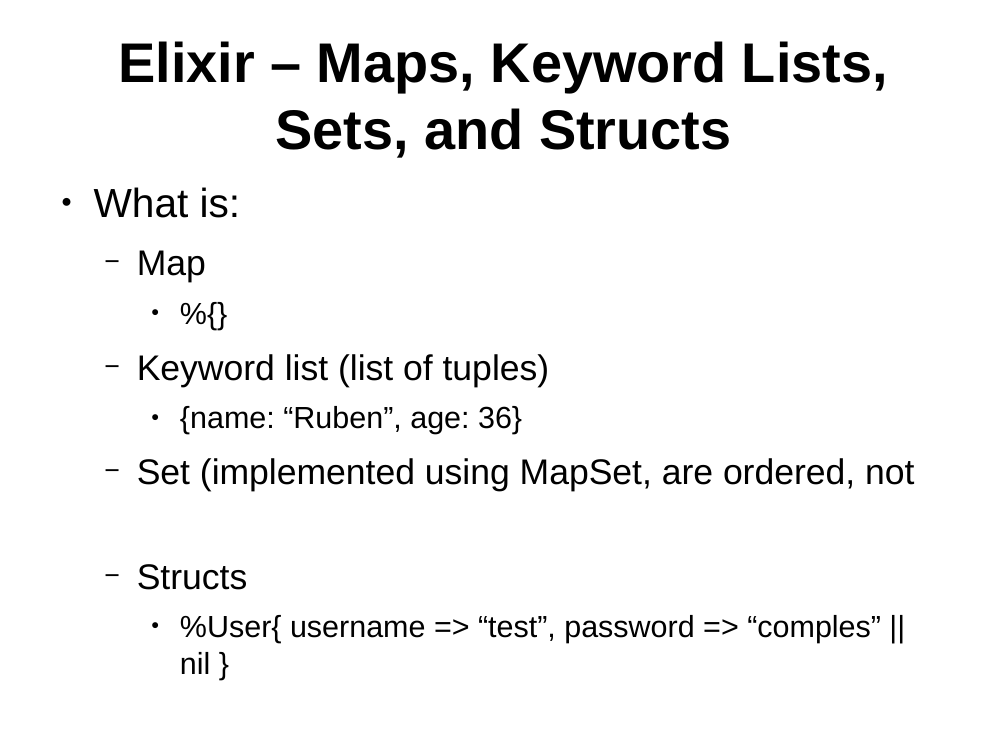
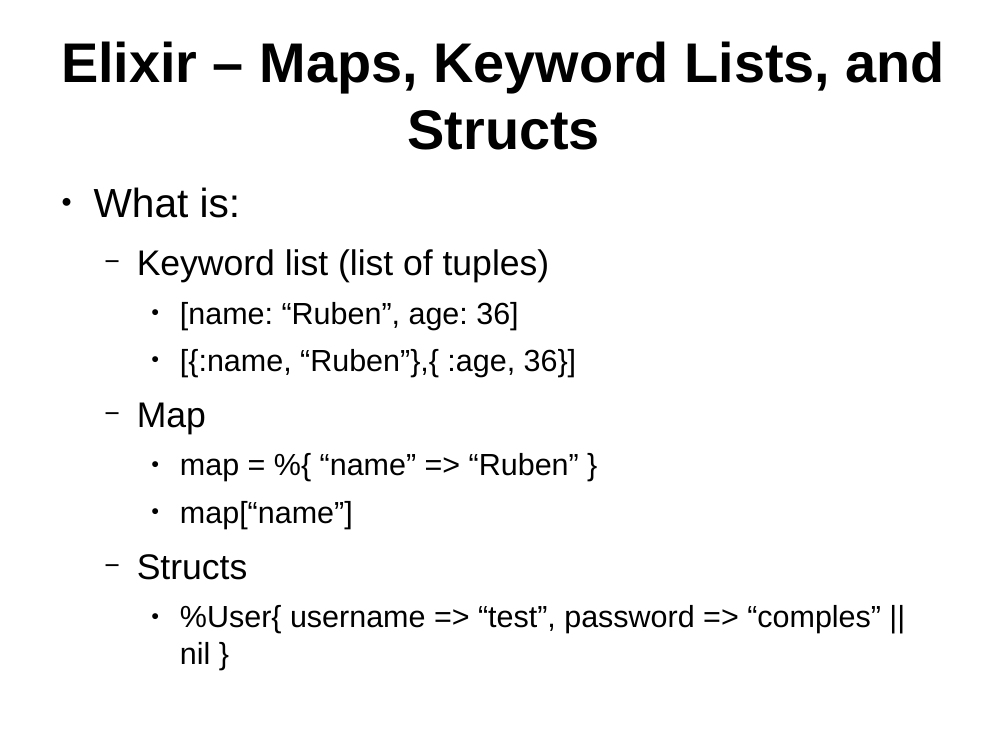
Before and after one commit to ramortegui/talks, a slide deck: slide 15 of elixir-basics.odp. Drawn at 1008x756 pixels with LibreOffice and Linux fonts; fonts in the diff are those of the drawing. Boxes give left, top, right and bottom in pixels: in the first picture for what was removed or moved away, otherwise in the second. Text is boxed around its words. In the diff, an @@ line names an element or a change of style, - is before the commit and + after.

Commit message:
Update Maps, Keyword list, and Structs

```diff
--- a/elixir-basics.odp
+++ b/elixir-basics.odp
@@ title at [61,41,945,150]: text changed @@
-Elixir – Maps, Keyword Lists, Sets, and Structs
+Elixir – Maps, Keyword Lists, and Structs
@@ text at [137,249,577,377]: paragraphs added @@
+  − Keyword list (list of tuples)
+    ● [name: “Ruben”, age: 36]
+    ● [{:name, “Ruben”},{ :age, 36}]
@@ text at [180,453,579,529]: text changed; size 28 to 24 pt @@
-    ● %{}
-  − Keyword list (list of tuples)
-    ● {name: “Ruben”, age: 36}
-  − Set (implemented using MapSet, are ordered, not
+    ● map = %{ “name” => “Ruben” }
+    ● map[“name”]
```
Also in this commit, not shown: 1 other slide changed.
